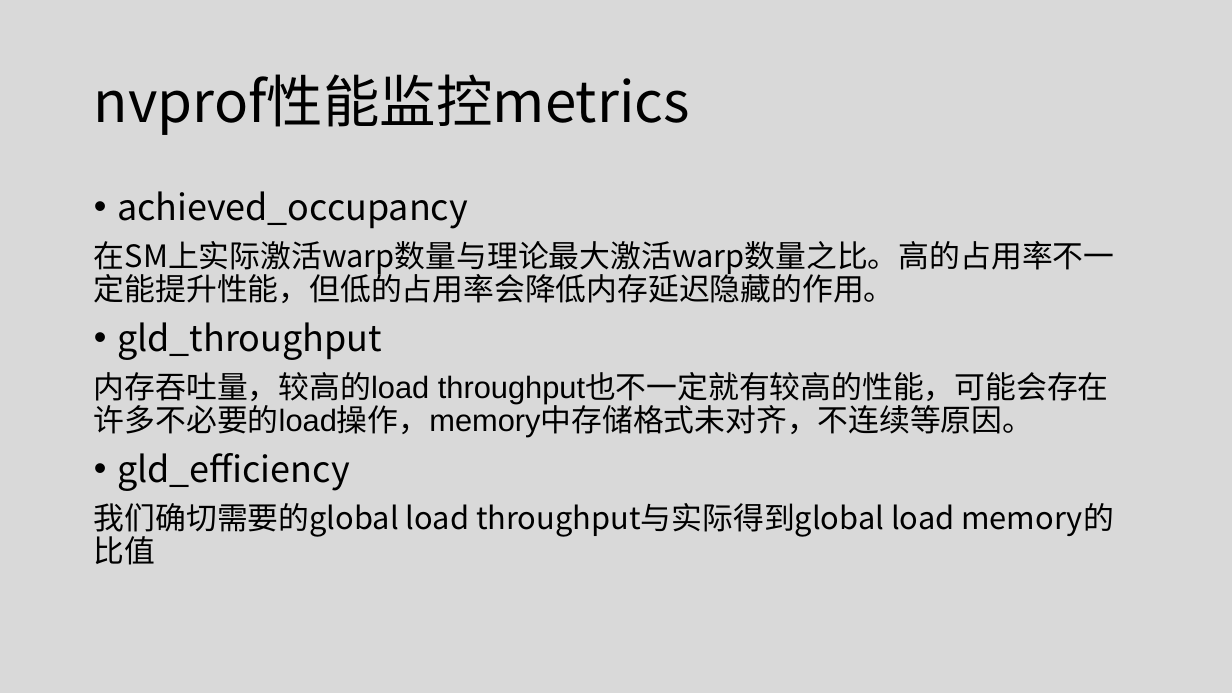
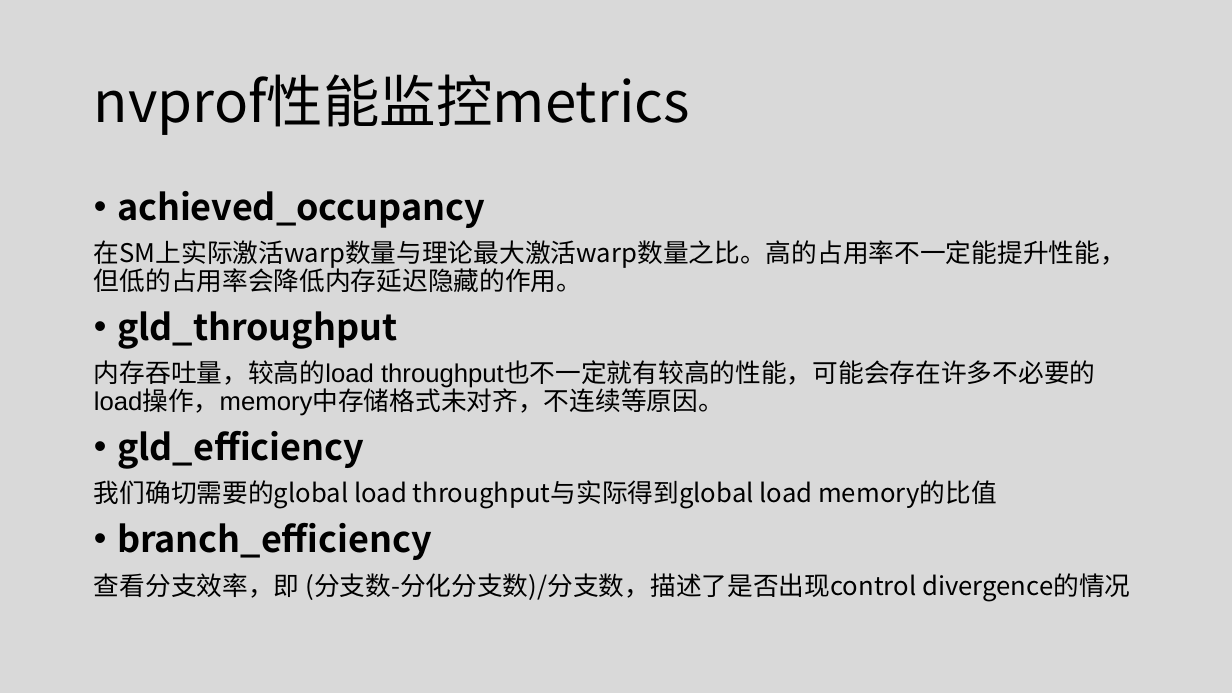
Before and after one commit to AlexZFX/cuda-nbody, a slide deck: slide 5 of ppt/Cuda-nbody 优化思路.pptx. Drawn at 1232x693 pixels with LibreOffice and Linux fonts; fonts in the diff are those of the drawing. Boxes give left, top, right and bottom in pixels: in the first picture for what was removed or moved away, otherwise in the second. Text is boxed around its words. In the diff, an @@ line names an element or a change of style, - is before the commit and + after.

```diff
--- a/ppt/Cuda-nbody 优化思路.pptx
+++ b/ppt/Cuda-nbody 优化思路.pptx
@@ text at (94,191,1126,509): bold on in "achieved_occupancy", "gld_throughput", "gld_efficiency"; size 24 to 20 pt in "在SM上实际激活warp数量与理论最大激活warp数量之比。高的占用率不一定能提升性能，但低的占用率会降低内存延迟隐藏的 ...", "内存吞吐量，较高的load throughput也不一定就有较高的性能，可能会存在许多不必要的load操作，memory ...", "我们确切需要的global load throughput与实际得到global load memory的比值" @@
@@ text at (94,523,1130,601): paragraphs added @@
+• branch_efficiency
+查看分支效率，即 (分支数-分化分支数)/分支数，描述了是否出现control divergence的情况
```
Also in this commit, not shown: 5 other slides changed, 4 slides added.
